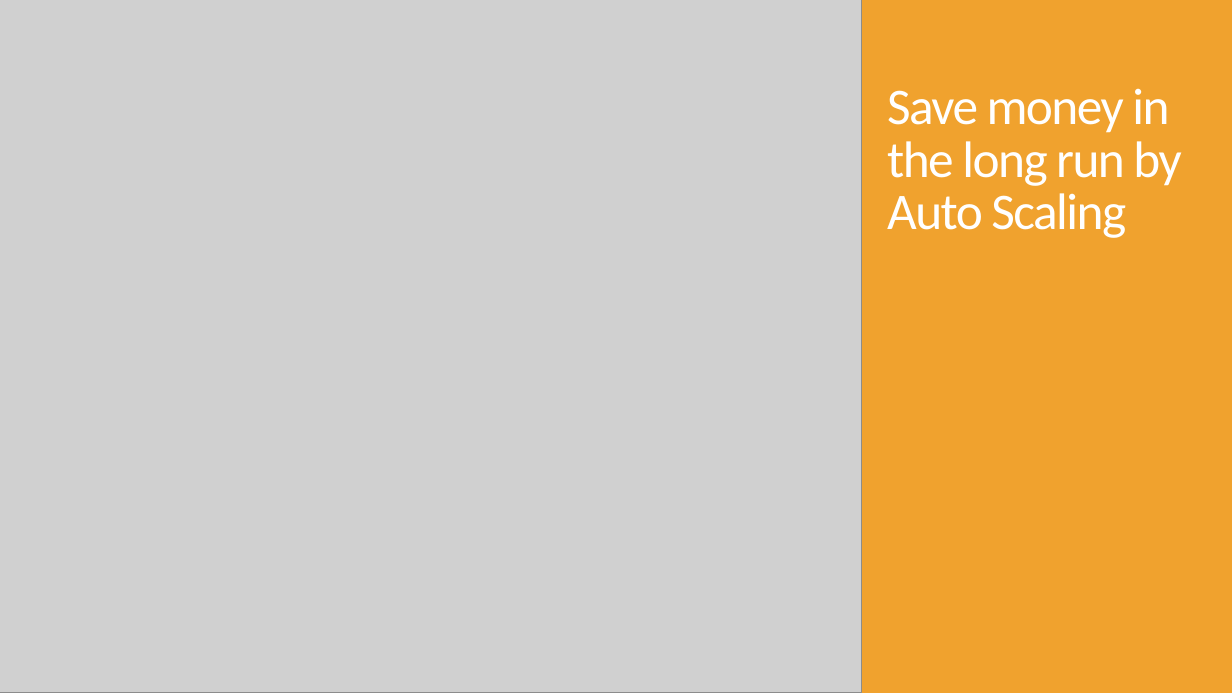
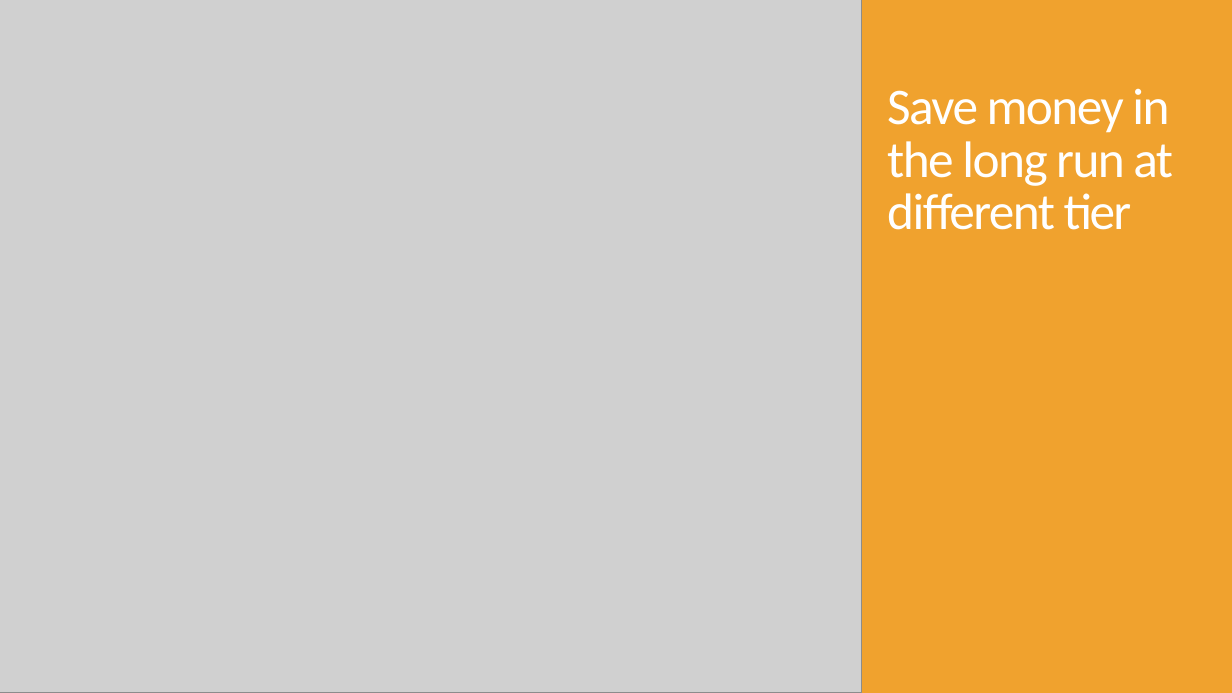
Before and after one commit to damoco/aws-interview-assignment2, a slide deck: slide 8 of Assignment #2 - proposal.pptx. Drawn at 1232x693 pixels with LibreOffice and Linux fonts; fonts in the diff are those of the drawing; grey boxes stand for pictures. Boxes give left, top, right and bottom in pixels: in the first picture for what was removed or moved away, otherwise in the second. Text is boxed around its words. In the diff, an @@ line names an element or a change of style, - is before the commit and + after.

```diff
--- a/Assignment #2 - proposal.pptx
+++ b/Assignment #2 - proposal.pptx
@@ title at (x1=887, y1=88, x2=1173, y2=230): text changed @@
-Save money in the long run by Auto Scaling
+Save money in the long run at different tier
```
Also in this commit, not shown: 5 other slides changed, 12 slides added, 2 slides removed.
